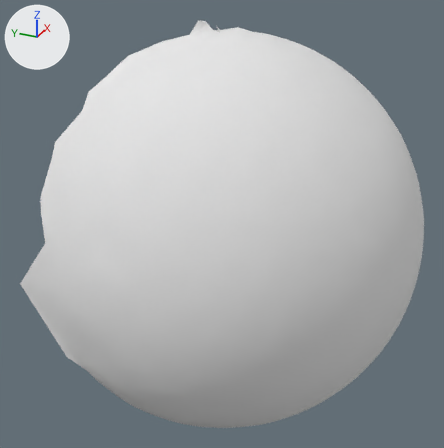
Renders of the OBJ model res/pendulum_horizontal/Pendulum_horizontal.000154.obj from each side of a commit.
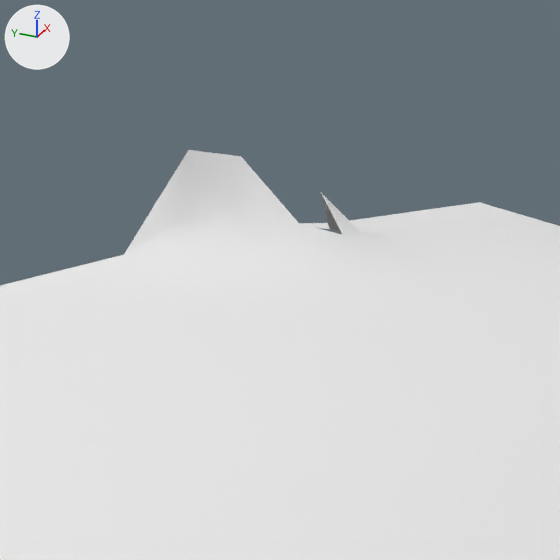
The first picture shows the older version from a 50 mm camera at (-54.0, -113.0, 179.0) aimed at (324.0, 57.0, -10.0). The close-ups show both versions on the part from 39% to 56% of the width and 0% to 17% of the height of that picture. Arrows for +X, +Y and +Z are at upper left; the lights stay in place. Where no turn or scale is listed for an object, it has been applied to the vertices.

Objects in the first close-up: 'Pendulum_horizontal.000154'.
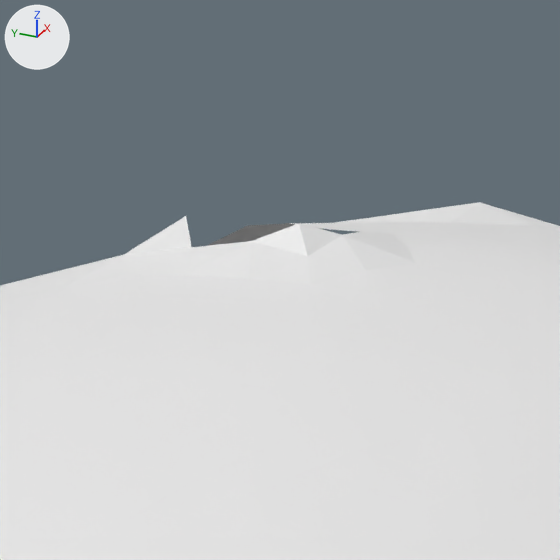
The change, as JSON lines over the scene's bpy script:
```json
{"block": "me_pendulum_horizontal_000154", "where": "me_pendulum_horizontal_000154.from_pydata(...)  # 5092 vertices, 10090 faces; spans x 198.0..458.0, y -84.0..167.0, z -165.0..132.0"}
{"block": "me_pendulum_horizontal_000154", "where": "# used by ob_pendulum_horizontal_000154; location = (0.0, 0.0, 0.0)"}
{"block": "me_pendulum_horizontal_000154", "where": "# verts and faces of me_pendulum_horizontal_000154; kept vertices keep their numbers, new ones are numbered from 5092"}
{"block": "me_pendulum_horizontal_000154", "where": "# before: 4535 (339.0, 64.0, 125.0) at pixel (360, 231), 4875 (346.0, 70.0, 124.0) at pixel (329, 229), 4937 (334.0, 64.0, 125.0) at pixel (342, 234), 4938 (335.0, 66.0, 129.0) at pixel (320, 191), 4939 (332.0, 67.0, 126.0) at pixel (299, 223)"}
{"block": "me_pendulum_horizontal_000154", "where": "# before: 4940 (330.0, 71.0, 125.0) at pixel (251, 241), 4992 (331.0, 84.0, 123.0) at pixel (123, 254), 4994 (331.0, 77.0, 124.0) at pixel (191, 247), 4995 (333.0, 74.0, 128.0) at pixel (228, 203), 4996 (332.0, 72.0, 132.0) at pixel (241, 156)"}
{"block": "me_pendulum_horizontal_000154", "where": "# before: 5035 (333.0, 79.0, 126.0) at pixel (186, 215), 5048 (332.0, 78.0, 132.0) at pixel (188, 149)"}
{"op": "remove", "block": "me_pendulum_horizontal_000154", "code": "me_pendulum_horizontal_000154.materials.append(mat_pendulum_horizontal_000154)  # white #e7e7e7"}
{"block": "me_pendulum_horizontal_000154", "change": "me_pendulum_horizontal_000154 part 1"}
{"op": "add", "block": "me_pendulum_horizontal_000154", "code": "delete_vertices([4938, 4995, 4996, 5048])  # with the faces that use them"}
```

Where the change shows, as pixel boxes [x1, y1, x2, y2] in the close-ups (560 x 560 px):
```json
{"object": "Pendulum_horizontal.000154", "change": "reshaped", "before": [0, 150, 560, 560], "after": [0, 202, 560, 560]}
{"part": 1, "of": "me_pendulum_horizontal_000154", "change": "deleted", "before": [124, 150, 360, 254]}
```
